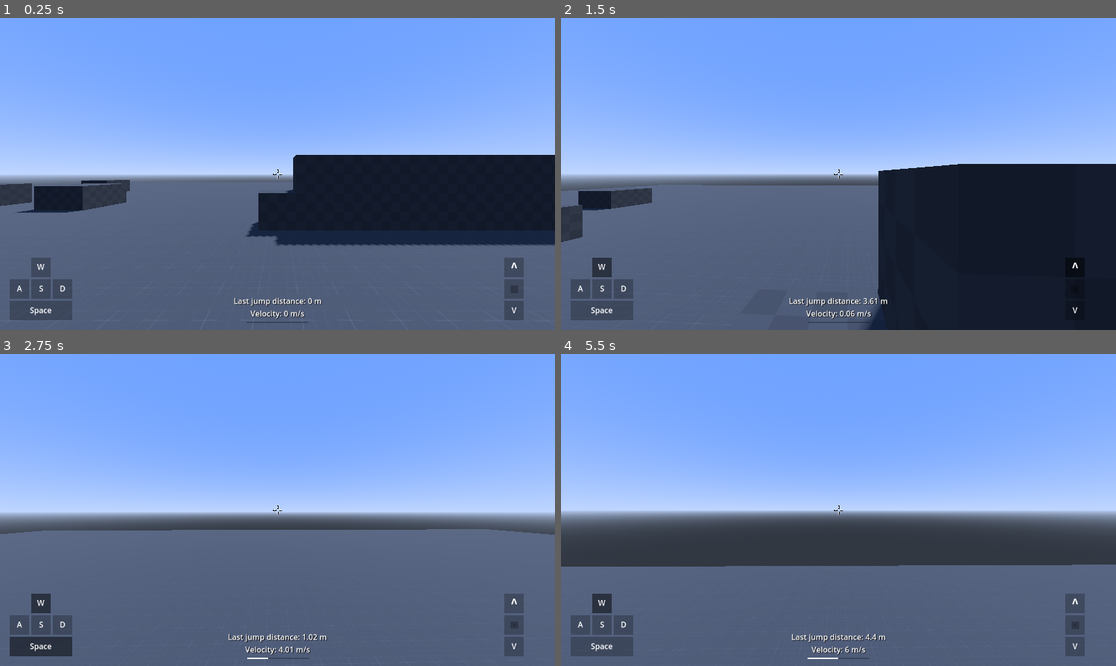
Above: before the commit, frames 1-4 (two rows, left to right).
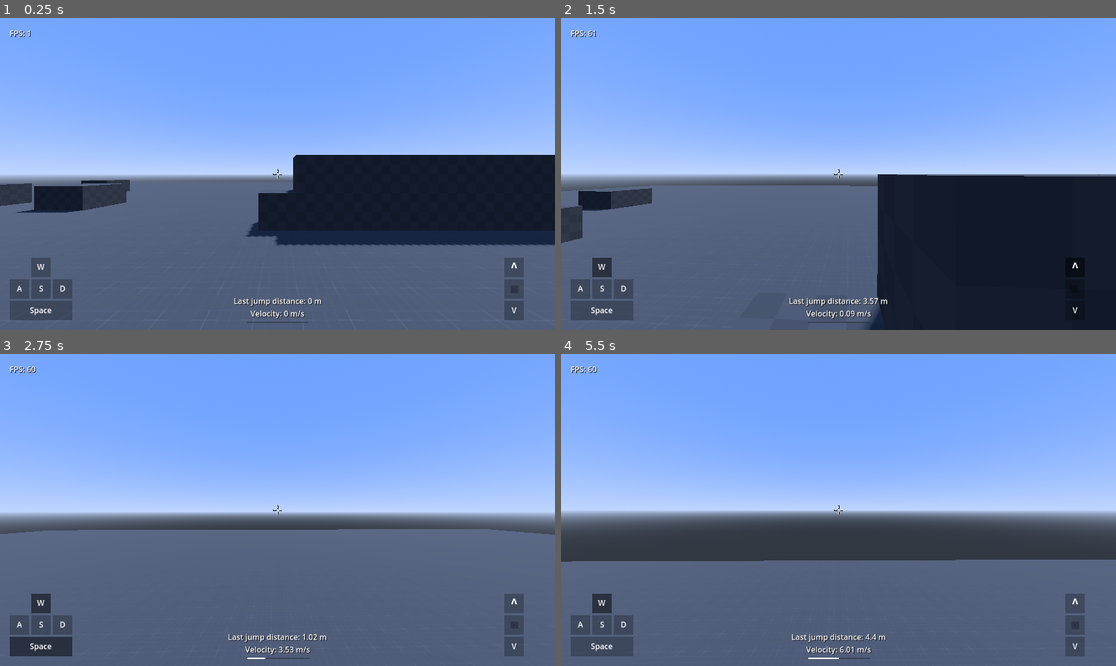
Above: after the commit, the same moments.

Repository: mvahaste/quake-like-movement-gd
Game: Godot game, scene res://Main.tscn
Same seed, same stepped clock (60 frames per second), same inputs: the game is played once before the commit and once after it.
Inputs (mouse positions are in pixels of both pictures, inside the frame that each line leads up to):
- Up to frame 1 (0.25 s): no input
- Up to frame 2 (1.5 s): tap Enter at 0.5 s; move the mouse to (866, 174) at 0.52 s; hold W (move_forward) from 0.53 s (still down); tap Mouse wheel down (scroll_down) at 0.6 s; tap Space (jump) at 0.77, 1.07 s; tap Mouse wheel up (scroll_up) at 0.8, 1.35 s; move the mouse to (810, 174) at 1.27 s
- Up to frame 3 (2.75 s): keep holding W (move_forward); tap Space (jump) at 1.52, 1.55, 1.82 s; move the mouse to (288, 503) at 2.02 s; hold Space (jump) from 2.03 s (still down); tap Mouse wheel down (scroll_down) at 2.3 s
- Up to frame 4 (5.5 s): keep holding W (move_forward); move the mouse to (832, 516) at 2.77 s; release Space (jump) at 2.78 s; tap Mouse wheel down (scroll_down) at 2.85, 4.35 s; tap Space (jump) at 3.02, 3.32, 4.52, 4.82 s; tap Mouse wheel up (scroll_up) at 3.05, 3.6, 5.1 s; move the mouse to (877, 513) at 3.52 s; hold Space (jump) 3.53-4.28 s; move the mouse to (794, 506) at 4.27 s; move the mouse to (844, 510) at 5.02 s

The runs differ from the first frame. In frame 1, less than 0.1% of the frame differs, in the area x 1-6%, y 4-7%; in frame 2, 1.7%; in frame 3, 0.2%; in frame 4, 2.0%, in the area x 0-100%, y 4-98%.

Commit message:
*

Diff:
--- a/DebugInfo.gd
+++ b/DebugInfo.gd
@@ -3,6 +3,7 @@
 
 @onready var player: CharacterBody3D = $"../../../../../Player"
 
+@onready var fps_label: Label = $FPS
 @onready var velocity_label: Label = $Velocity
 @onready var velocity_bar: ProgressBar = $Velocity/Bar
 @onready var jump_distance: Label = $JumpDistance
@@ -24,6 +25,8 @@
 
 	mouse_line.set_point_position(1, lerp(mouse_line.points[1], Vector2.ZERO, lerp_return))
 	mouse_cursor.position = lerp(mouse_cursor.position, Vector2(-7.5, -7.5), lerp_return)
+
+	fps_label.text = "FPS: %s" % Engine.get_frames_per_second()
 
 
 func _input(event: InputEvent) -> void:
--- a/Main.tscn
+++ b/Main.tscn
@@ -450,4 +450,5 @@
 transform = Transform3D(1, 0, 0, 0, 1, 0, 0, 0, 1, 6, 1.5, -5)
 
 [node name="Player" parent="." instance=ExtResource("3_mlg6t")]
+mouse_sensitivity = 0.05
 autohop = true
--- a/PlayerController.gd
+++ b/PlayerController.gd
@@ -7,7 +7,8 @@
 @onready var head: Marker3D = $Head
 @onready var camera: Camera3D = $Head/Camera3D
 
-var v_friction: float = 10
+var v_friction: float = 8
+var v_friction_min: float = 0.1
 var v_max_speed: float = 6
 var v_max_air_speed: float = 0.1 * v_max_speed
 var v_accel: float = 12 * v_max_speed
@@ -15,6 +16,7 @@
 var v_jump_velocity: float = v_gravity / 2.85
 var v_jump_surface_angle_modifier: float = 0.1
 var v_terminal_velocity: float = v_gravity * -3
+var v_cam_accel: float = 80.0
 
 var hop: bool
 var vertical_velocity: float = 0
@@ -42,7 +44,19 @@
 			Input.set_mouse_mode(Input.MOUSE_MODE_VISIBLE)
 
 
-func _process(delta: float) -> void:
+func _process(delta):
+	# Camera3D physics interpolation to reduce physics jitter checked high refresh-rate monitors
+	if Engine.get_frames_per_second() > Engine.physics_ticks_per_second:
+		camera.set_as_top_level(true)
+		camera.global_transform.origin = camera.global_transform.origin.lerp(head.global_transform.origin, v_cam_accel * delta)
+		camera.rotation.y = rotation.y
+		camera.rotation.x = head.rotation.x
+	else:
+		camera.set_as_top_level(false)
+		camera.global_transform = head.global_transform
+
+
+func _physics_process(delta: float) -> void:
 	var forward_input: float = Input.get_action_strength("move_backward") - Input.get_action_strength("move_forward")
 	var strafe_input: float = Input.get_action_strength("move_right") - Input.get_action_strength("move_left")
 
@@ -60,12 +74,14 @@
 
 			vertical_velocity = v_jump_velocity
 
-			# Don't use move_air(), keep the single move_ground() frame causing the player to lose a small amount of speed on hop just like Quake
-			# move_air(velocity, wishdir, delta)
+			# Don't use move_air(), keep the single move_ground() frame causing the player to lose a small amount of speed just like Quake
+			move_air(velocity, wishdir, delta)
 		else:
 			vertical_velocity = 0
 
-		move_ground(velocity, wishdir, delta)
+			move_ground(velocity, wishdir, delta)
+
+		# move_ground(velocity, wishdir, delta)
 	else:
 		if not landing:
 			landing = true
@@ -76,33 +92,6 @@
 		move_air(velocity, wishdir, delta)
 
 	move_and_slide()
-
-
-# func _physics_process(delta: float) -> void:
-# 	var forward_input: float = Input.get_action_strength("move_backward") - Input.get_action_strength("move_forward")
-# 	var strafe_input: float = Input.get_action_strength("move_right") - Input.get_action_strength("move_left")
-
-# 	var wishdir = Vector3(strafe_input, 0, forward_input).rotated(Vector3.UP, rotation.y).normalized()
-
-# 	if self.is_on_floor():
-# 		if Input.is_action_just_pressed("jump"):
-# 			vertical_velocity = v_jump_velocity
-
-# 			move_air(velocity, wishdir, delta)
-# 			print("jump")
-# 		else:
-# 			vertical_velocity = 0
-
-# 			move_ground(velocity, wishdir, delta)
-# 			print("ground")
-# 	else:
-# 		if vertical_velocity >= v_terminal_velocity:
-# 			vertical_velocity -= v_gravity * delta
-
-# 		move_air(velocity, wishdir, delta)
-# 		print("air")
-
-# 	move_and_slide()
 
 
 func accelerate(wishdir: Vector3, input_velocity: Vector3, max_speed: float, delta: float) -> Vector3:
@@ -122,7 +111,7 @@
 
 		scaled_velocity = input_velocity * max(speed - drop, 0) / speed
 
-	if speed <= 0.35:
+	if speed <= v_friction_min:
 		return scaled_velocity * 0
 
 	return scaled_velocity
--- a/player.tscn
+++ b/player.tscn
@@ -74,6 +74,15 @@
 layout_mode = 2
 script = ExtResource("3_be7fx")
 
+[node name="FPS" type="Label" parent="Head/HUD/MarginContainer/DebugInfo"]
+layout_mode = 1
+offset_right = 45.0
+offset_bottom = 26.0
+size_flags_horizontal = 0
+size_flags_vertical = 0
+text = "FPS: 0"
+label_settings = SubResource("LabelSettings_5b4vs")
+
 [node name="Velocity" type="Label" parent="Head/HUD/MarginContainer/DebugInfo"]
 layout_mode = 1
 anchors_preset = 7
@@ -108,6 +117,7 @@
 theme_override_styles/fill = SubResource("StyleBoxFlat_fmfv5")
 max_value = 12.0
 value = 7.0
+allow_greater = true
 show_percentage = false
 
 [node name="JumpDistance" type="Label" parent="Head/HUD/MarginContainer/DebugInfo"]
